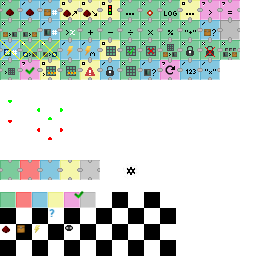
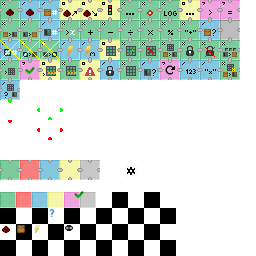
Layer changes from the first 256px x 256px image to the second:
painted on "icons.png" over bbox(0, 60, 240, 100)
